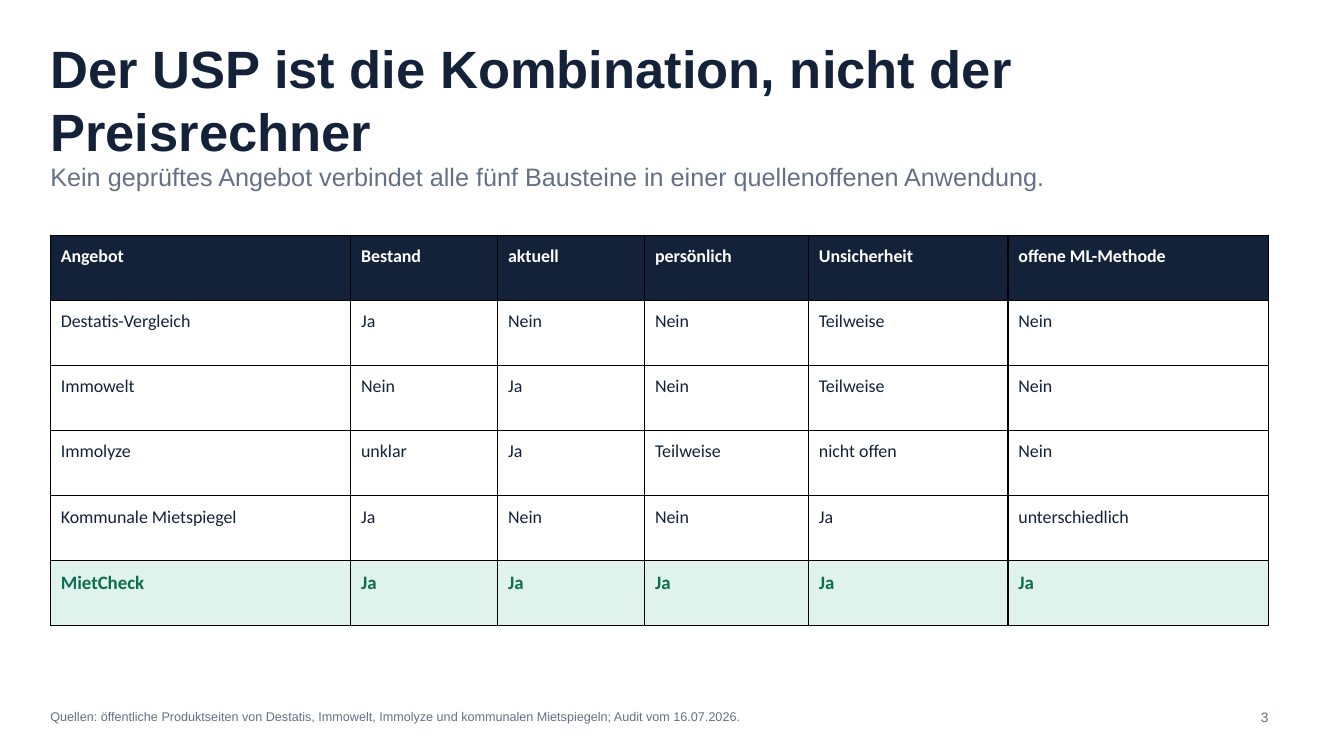
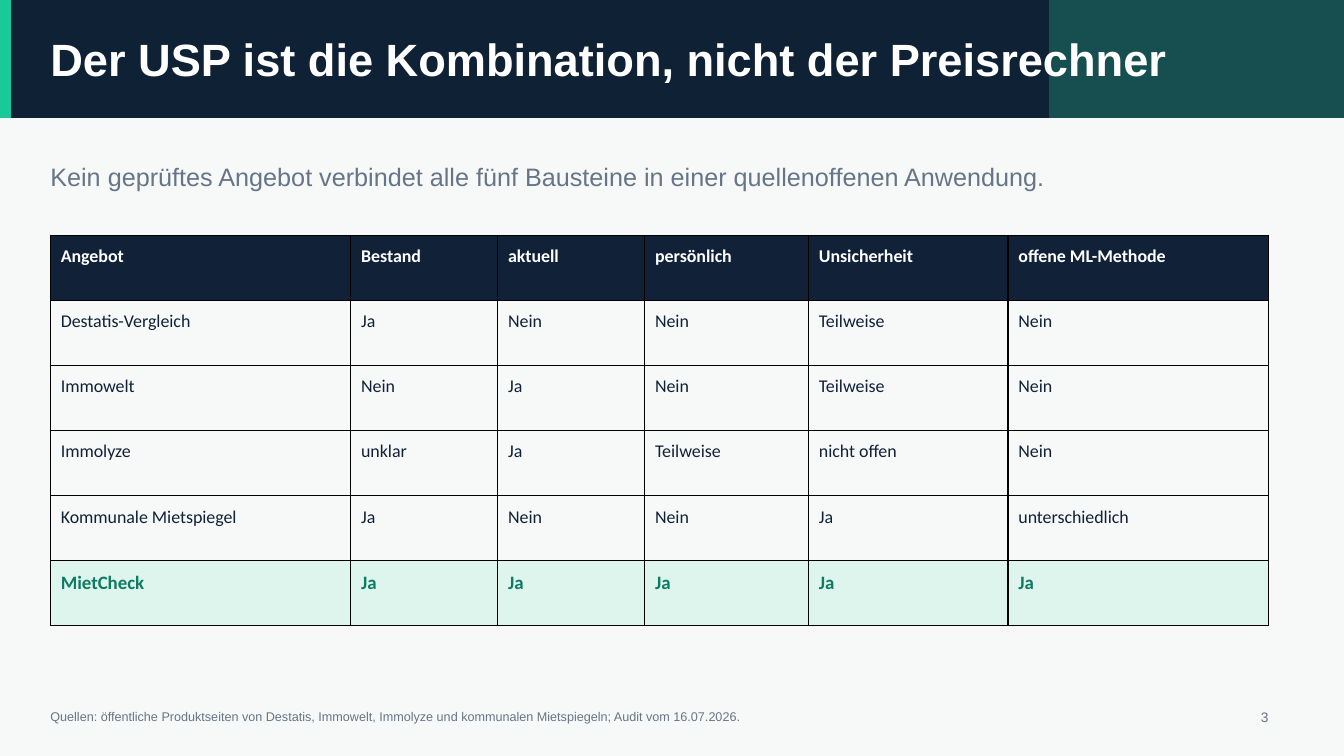
Before and after one commit to neleknaak-31/MietCheck, a slide deck: slide 3 of deliverables/MietCheck_Praesentation.pptx. Drawn at 1344x756 pixels with LibreOffice and Linux fonts; fonts in the diff are those of the drawing. Boxes give left, top, right and bottom in pixels: in the first picture for what was removed or moved away, otherwise in the second. Text is boxed around its words. In the diff, an @@ line names an element or a change of style, - is before the commit and + after.

```diff
--- a/deliverables/MietCheck_Praesentation.pptx
+++ b/deliverables/MietCheck_Praesentation.pptx
@@ background #FFFFFF to #F7F9F8 @@
@@ rectangle added at box(0, 0, 1344, 118), fill #0F2134, outline #0F2134 0 pt @@
@@ rectangle added at box(0, 0, 10, 118), fill #19C99A, outline #19C99A 0 pt @@
@@ rectangle added at box(1051, 0, 1344, 118), fill #174F50, outline #174F50 0 pt @@
@@ text "Der USP ist die Kombination, ..." at box(50, 41, 1166, 85): size 37.5 to 32.2 pt, text colour #132238 to #FFFFFF @@
@@ table at box(50, 235, 1268, 626) @@
@@ fill #132238 to #102138 in row 1 @@
@@ fill #DFF3EC to #DDF5ED in row 6 @@
@@ text colour #132238 to #102138 in "Destatis-Vergleich", "Ja", "Nein", "Nein" and 20 more places @@
@@ text colour #0B6E4F to #0F7B62 in "MietCheck", "Ja", "Ja", "Ja" and 2 more places @@
```
Also in this commit, not shown: 13 other slides changed, 16 other files.
